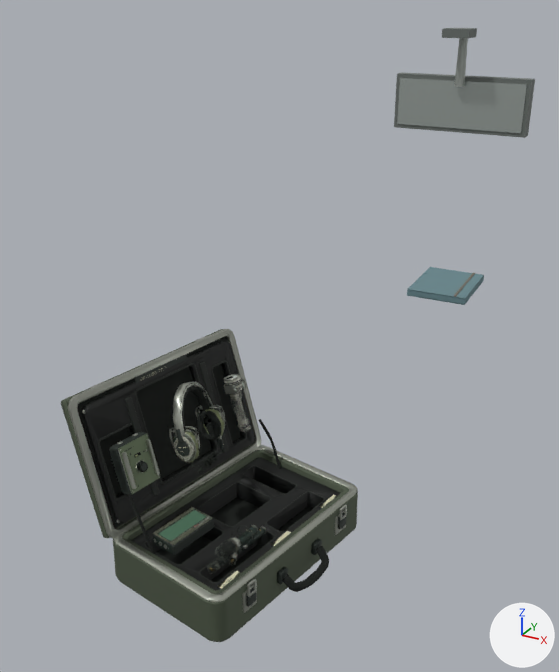
Before and after pictures for a commit that changed the glTF model public/assets/opening-cab-objects.glb.
Before and after are seen from a camera (50 mm lens) standing at (0.427, -1.113, 1.977) and looking at (-0.339, 0.279, 1.281). The lights are fixed; the arrows at lower right show +X, +Y and +Z. The older version comes first.

In view in the first picture: 'opening_cab_amp_low_draw', 'opening_cab_field_case', 'opening_cab_field_recorder_body', 'opening_cab_headphones_open', 'opening_cab_headphones_reference', 'opening_cab_mirror', 'opening_cab_notebook' and 11 more.
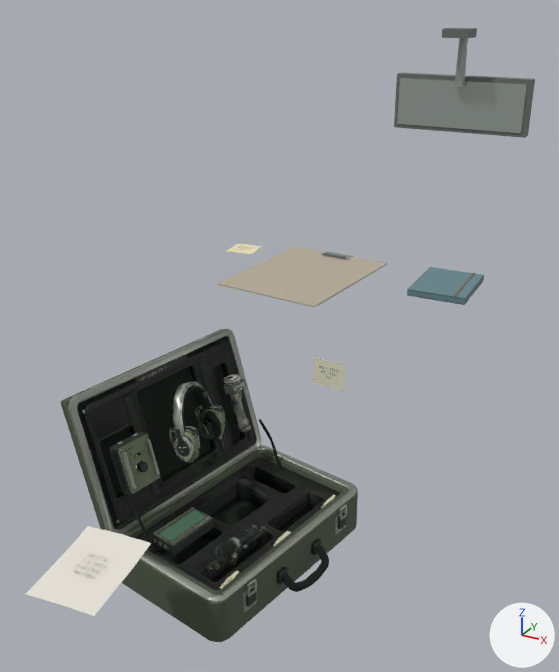
Boxes [x1, y1, x2, y2] around the edits, measured in the pictures (559 x 672 px):
'opening_cab_recital_programme', added
    after: [25, 526, 151, 616]
    faces in mat_recital_programme___creased_warm_stock (white #ece8dc): [25, 526, 151, 616]
'opening_cab_clipboard', added
    after: [217, 246, 387, 308]
    faces in mat_clipboard___rubbed_fibreboard (grey #b6ac9a): [217, 246, 387, 308]
'opening_cab_first_take_note', added
    after: [313, 357, 345, 391]
    faces in mat_opening_cab_first_take_note___worn_adhesive_paper (pale yellow #e6e4cc): [313, 357, 345, 391]
'opening_cab_practice_note', added
    after: [227, 244, 262, 254]
    faces in mat_opening_cab_practice_note___worn_adhesive_paper (beige #ece3bb): [227, 244, 262, 254]

The edits, one by one:
Material 'recital programme / faded ink' (mat_recital_programme___faded_ink) is new.
Its base color is (0.231, 0.22, 0.192) (grey #848179).
Its roughness is 0.96.
Material 'recital programme / creased warm stock' (mat_recital_programme___creased_warm_stock) is new.
Its base color is (0.835, 0.804, 0.718) (white #ece8dc).
Its roughness is 0.9.
Material 'cab paper / old blue biro' (mat_cab_paper___old_blue_biro) is new.
Its base color is (0.149, 0.239, 0.29) (blue #6c8693).
Its roughness is 0.96.
Material 'opening_cab_first_take_note / worn adhesive paper' (mat_opening_cab_first_take_note___worn_adhesive_paper) is new.
Its base color is (0.788, 0.776, 0.604) (pale yellow #e6e4cc).
Its roughness is 0.9.
Material 'opening_cab_practice_note / worn adhesive paper' (mat_opening_cab_practice_note___worn_adhesive_paper) is new.
Its base color is (0.835, 0.769, 0.494) (beige #ece3bb).
Its roughness is 0.9.
Material 'clipboard / rubbed fibreboard' (mat_clipboard___rubbed_fibreboard) is new.
Its base color is (0.467, 0.412, 0.322) (grey #b6ac9a).
Its roughness is 0.9.
Mesh me_opening_cab_recital_programme is new.
It has 587 vertices, 358 faces and spans x -0.546..-0.374, y -0.358..-0.142, z 0.967..0.982.
Faces by material slot: [96, 262].
It uses material mat_recital_programme___creased_warm_stock (white #ece8dc).
It uses material mat_recital_programme___faded_ink (grey #848179).
Mesh me_opening_cab_first_take_note is new.
It has 368 vertices, 192 faces and spans x -0.396..-0.304, y 0.5728..0.5743, z 1.016..1.094.
Faces by material slot: [12, 180].
It uses material mat_opening_cab_first_take_note___worn_adhesive_paper (pale yellow #e6e4cc).
It uses material mat_cab_paper___old_blue_biro (blue #6c8693).
Mesh me_opening_cab_practice_note is new.
It has 444 vertices, 230 faces and spans x -0.8164..-0.7236, y 0.7936..0.8864, z 1.2659..1.2674.
Faces by material slot: [12, 218].
It uses material mat_opening_cab_practice_note___worn_adhesive_paper (beige #ece3bb).
It uses material mat_cab_paper___old_blue_biro (blue #6c8693).
Mesh me_opening_cab_clipboard is new.
It has 24 vertices, 36 faces and spans x -0.669..-0.331, y 0.505..0.935, z 1.266..1.278.
Faces by material slot: [12, 12, 12].
It uses material mat_clipboard___rubbed_fibreboard (grey #b6ac9a).
It uses material mat_mirror___adjustable_metal_stem (grey #a8afa9).
It uses material mat_mirror___black_moulded_frame (grey #6a716d).
Object 'opening_cab_recital_programme' (ob_opening_cab_recital_programme) is new; it shows me_opening_cab_recital_programme.
Its location is (0.0, 0.0, 0.0).
Object 'opening_cab_first_take_note' (ob_opening_cab_first_take_note) is new; it shows me_opening_cab_first_take_note.
Its location is (0.0, 0.0, 0.0).
Object 'opening_cab_practice_note' (ob_opening_cab_practice_note) is new; it shows me_opening_cab_practice_note.
Its location is (0.0, 0.0, 0.0).
Object 'opening_cab_clipboard' (ob_opening_cab_clipboard) is new; it shows me_opening_cab_clipboard.
Its location is (0.0, 0.0, 0.0).
